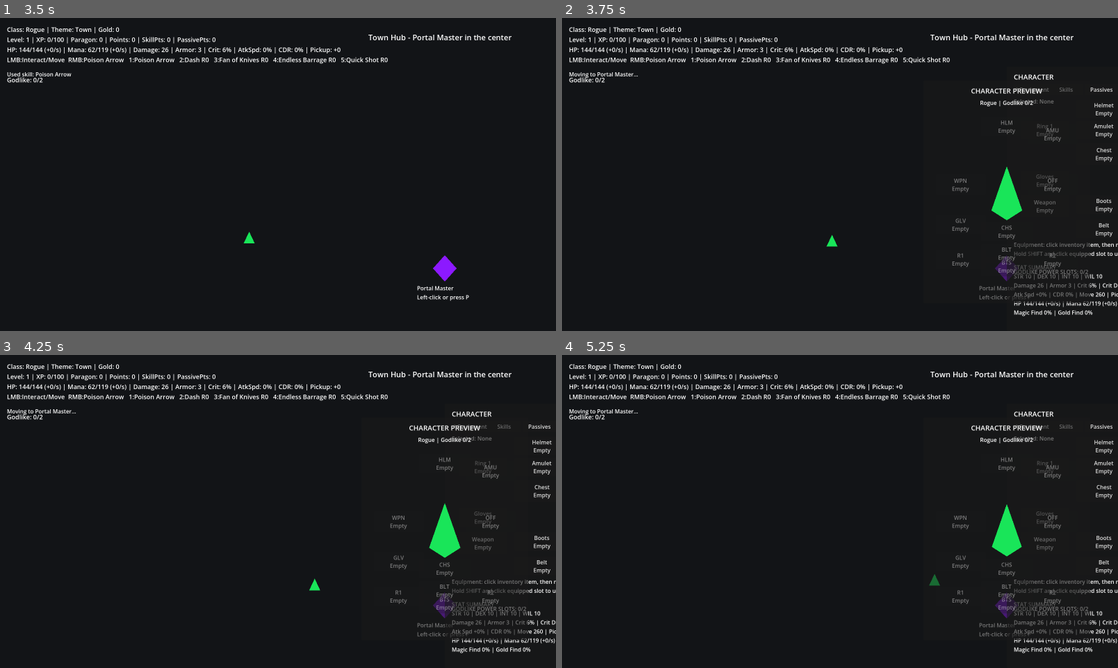
Above: before the commit, frames 1-4 (two rows, left to right).
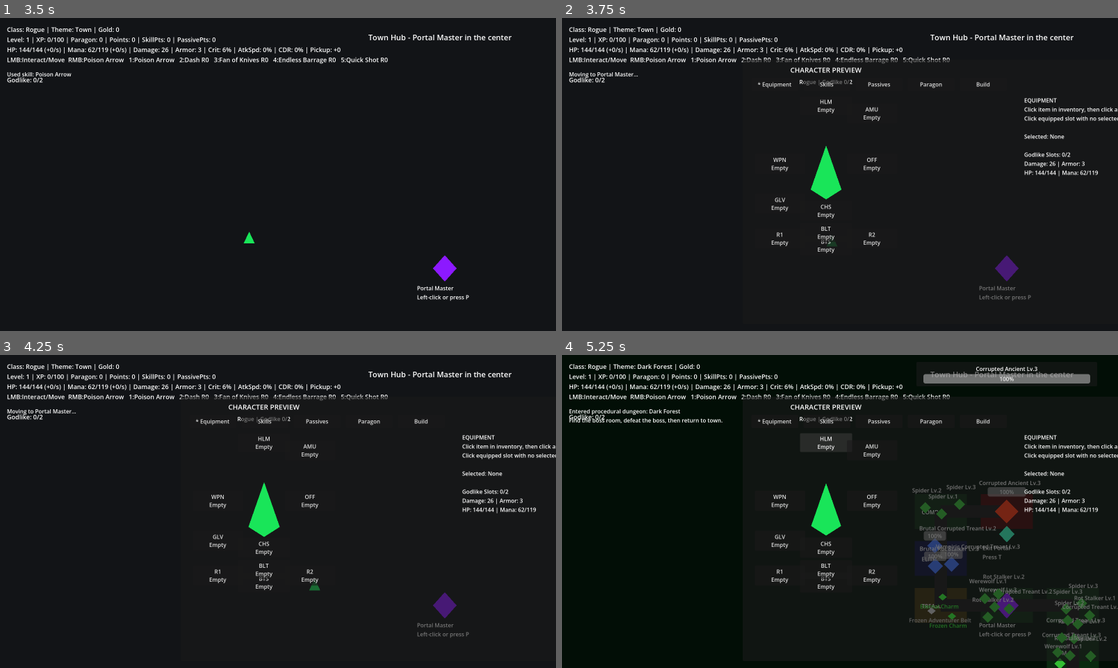
Above: after the commit, the same moments.

Repository: timjohan93-cyber/Eternal-Realms
Game: Godot game, scene res://scenes/Main.tscn
Two runs of this game, one before a commit and one after it. Both use one fixed random seed, a clock stepped at 60 frames per second and the inputs below.
Inputs (mouse positions are in pixels of both pictures, inside the frame that each line leads up to):
- Up to frame 1 (3.5 s): tap P at 0.5, 0.6, 1.25, 2, 2.75 s; move the mouse to (400, 158) at 0.52 s; hold D 0.53-1.28 s; click (400, 158) at 0.67 s; move the mouse to (166, 190) at 1.27 s; hold S 1.28-2.03 s; tap T at 1.35 s; move the mouse to (333, 105) at 2.02 s; hold D 2.03-2.78 s; tap C at 2.1 s; move the mouse to (250, 237) at 2.77 s; hold W from 2.78 s (still down); tap I at 2.85 s; click (250, 237) at 2.92 s
- Up to frame 2 (3.75 s): tap P at 3.5 s; move the mouse to (1006, 221) at 3.52 s; release W at 3.53 s; hold A from 3.53 s (still down); tap K at 3.6 s
- Up to frame 3 (4.25 s): keep holding A
- Up to frame 4 (5.25 s): release A at 4.25 s; click "* Equipment" at 4.25 s; click (828, 442) at 5 s, where only the run after the commit has a clickable "HLM Empty"

Frame 1 is identical in both runs. In frame 2, 5.1% of the frame differs, in the area x 32-100%, y 13-96%; in frame 3, 5.1%; in frame 4, 9.2%, in the area x 1-100%, y 2-100%.

Commit message:
Use V7.7 merged character screen script

Diff:
--- a/scenes/Main.tscn
+++ b/scenes/Main.tscn
@@ -1,6 +1,6 @@
 [gd_scene load_steps=2 format=3]
 
-[ext_resource type="Script" path="res://scripts/MainV76.gd" id="1"]
+[ext_resource type="Script" path="res://scripts/MainV77.gd" id="1"]
 
 [node name="Main" type="Node2D"]
 script = ExtResource("1")
